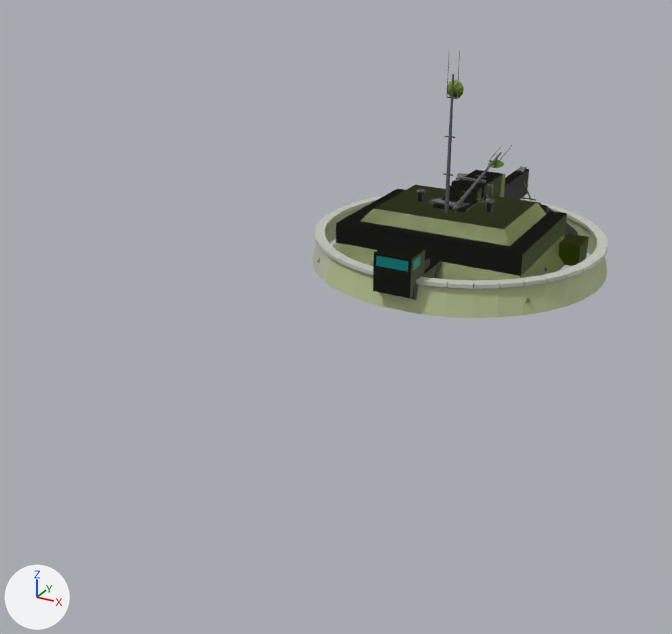
What one commit did to the glTF model assets/models/aaa.glb.
Both versions are drawn from a 50 mm lens placed at (367.0, -959.0, 360.0), pointed at (-99.0, -112.0, -63.0). The lights are fixed; the arrows at lower left show +X, +Y and +Z. The first picture is the older version. Where no turn or scale is listed for an object, it has been applied to the vertices.

Before the edit, the objects in view are built like this:
```python
ob_aaa_113_lod1_s1v1 = bpy.data.objects.new('aaa_113_lod1_s1v1', me_aaa_113_lod1_s1v1)
ob_aaa_113_lod1_s1v1.location = (0.0, 0.0, 0.0)
ob_aaa_116_lod0_s1v1 = bpy.data.objects.new('aaa_116_lod0_s1v1', me_aaa_116_lod0_s1v1)
ob_aaa_116_lod0_s1v1.location = (0.0, 0.0, 0.0)
ob_aaa_116_lod1_s1v1 = bpy.data.objects.new('aaa_116_lod1_s1v1', me_aaa_116_lod1_s1v1)
ob_aaa_116_lod1_s1v1.location = (0.0, 0.0, 0.0)
# also in view: 'aaa_123_lod0_cold' at (0.0, -1.0, 4.0)
```
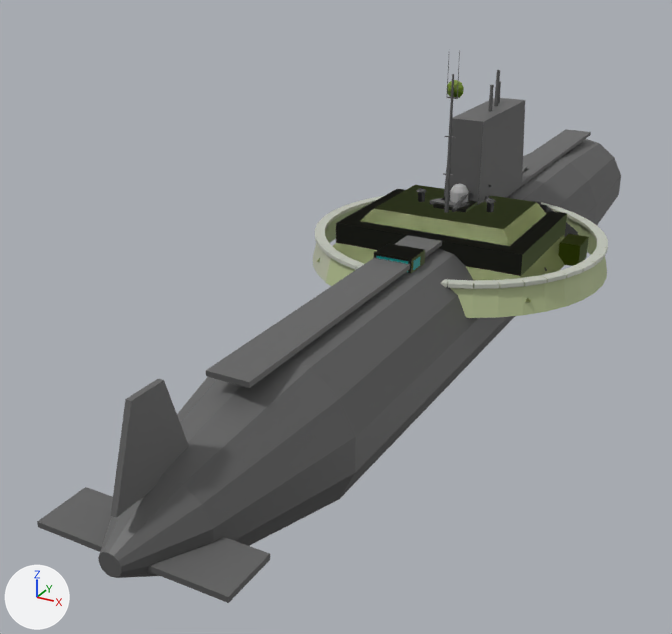
Pixel boxes (x1, y1, x2, y2) of what changed, in the pictures (672 x 634 px):
'aaa_127_lod0.001', added
    after: (37, 70, 621, 603)
    faces in mat_pal_237 (dark grey #5c5c5c): (99, 70, 621, 567)
    faces in mat_pal_236 (dark grey #646464): (37, 98, 600, 597)
    faces in mat_pal_238 (dark grey #545454): (37, 70, 621, 603)
    faces in mat_pal_239 (dark grey #4c4c4c): (117, 196, 618, 578)
'aaa_125_lod0_s1v0_part2', added
    after: (450, 183, 469, 203)
    faces in mat_pal_228 (grey #acacac): (450, 186, 469, 203)
'aaa_113_lod1_s1v1', unchanged, covered by the edit
    before: (373, 170, 503, 298)
    after: (374, 243, 424, 274)

What the commit changed:
Material 'pal_228' (mat_pal_228) is new.
Its base color is (0.413, 0.413, 0.413) (grey #acacac).
Mesh me_aaa_127_lod0 is new.
It has 198 vertices, 360 faces and spans x -82.0..82.0, y -598.0..600.0, z -120.0..188.0.
Faces by material slot: [108, 78, 86, 76, 12].
It uses material mat_pal_237 (dark grey #5c5c5c).
It uses material mat_pal_236 (dark grey #646464).
It uses material mat_pal_238 (dark grey #545454).
It uses material mat_pal_239 (dark grey #4c4c4c).
It uses material mat_pal_235 (dark grey #6c6c6c).
Mesh me_aaa_125_lod0_s1v0_part2 is new.
It has 100 vertices, 220 faces and spans x -9.8..9.8, y -21.3..34.7, z -9.3..41.0.
It uses material mat_pal_229 (grey #a4a4a4).
It uses material mat_pal_227 (grey #b4b4b4).
It uses material mat_pal_230 (grey #989898).
It uses material mat_pal_232 (grey #888888).
It uses material mat_pal_235 (dark grey #6c6c6c).
It uses material mat_pal_236 (dark grey #646464).
It uses material mat_pal_238 (dark grey #545454).
It uses material mat_pal_239 (dark grey #4c4c4c).
It uses material mat_pal_237 (dark grey #5c5c5c).
It uses material mat_pal_228 (grey #acacac).
Object 'aaa_127_lod0.001' (ob_aaa_127_lod0_001) is new; it shows me_aaa_127_lod0.
Its location is (0.0, 0.0, 0.0).
Object 'aaa_125_lod0_s1v0_part2' (ob_aaa_125_lod0_s1v0_part2) is new; it shows me_aaa_125_lod0_s1v0_part2.
Its location is (0.0, 0.0, 38.0).
